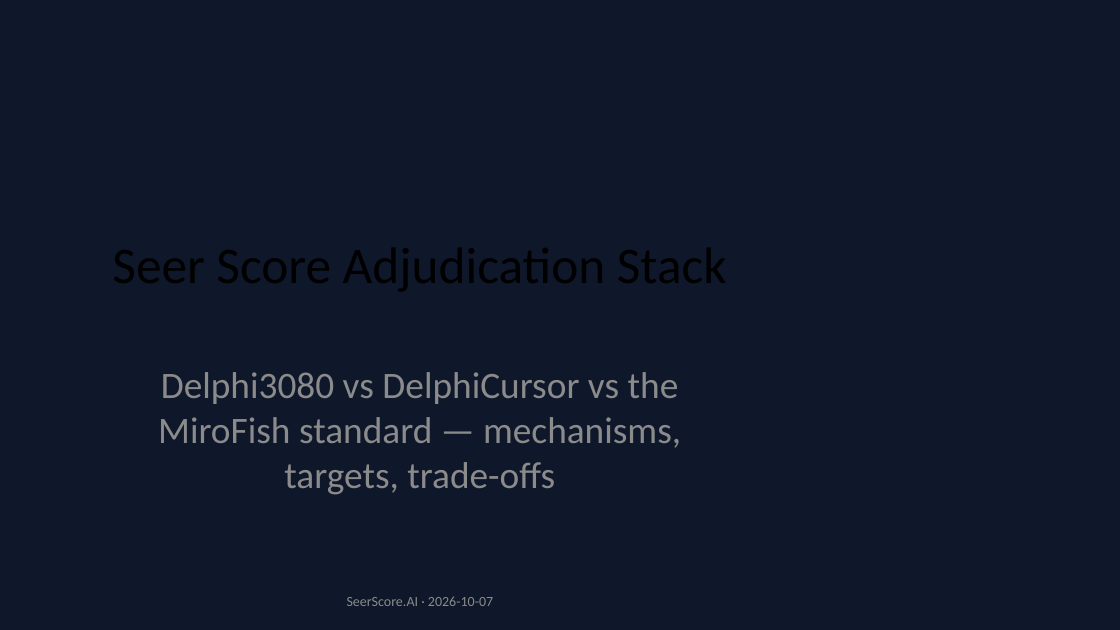
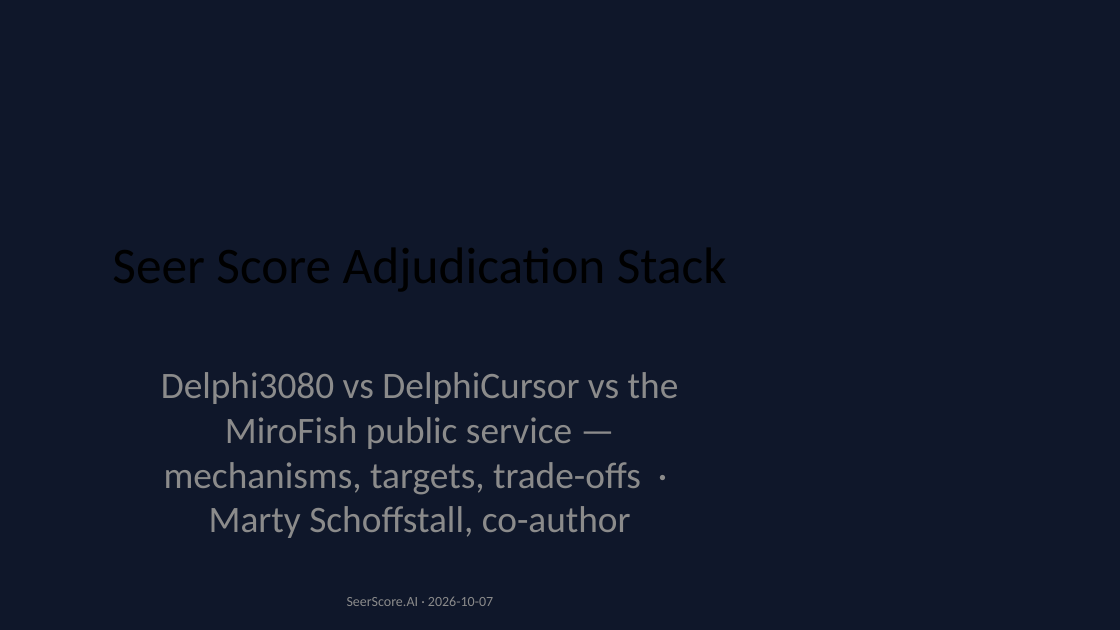
Before and after one commit to martyschoff/veracity2, a slide deck: slide 1 of data/delphi_mechanisms.pptx. Drawn at 1120x630 pixels with LibreOffice and Linux fonts; fonts in the diff are those of the drawing. Boxes give left, top, right and bottom in pixels: in the first picture for what was removed or moved away, otherwise in the second. Text is boxed around its words. In the diff, an @@ line names an element or a change of style, - is before the commit and + after.

Commit message:
deck: Marty Schoffstall co-author credit on both decks

```diff
--- a/data/delphi_mechanisms.pptx
+++ b/data/delphi_mechanisms.pptx
@@ subtitle at <box>161,372,679,538</box>: text changed @@
-Delphi3080 vs DelphiCursor vs the MiroFish standard — mechanisms, targets, trade-offs
+Delphi3080 vs DelphiCursor vs the MiroFish public service — mechanisms, targets, trade-offs · Marty Schoffstall, co-author
```
Also in this commit, not shown: 1 other slide changed, 5 other files.
